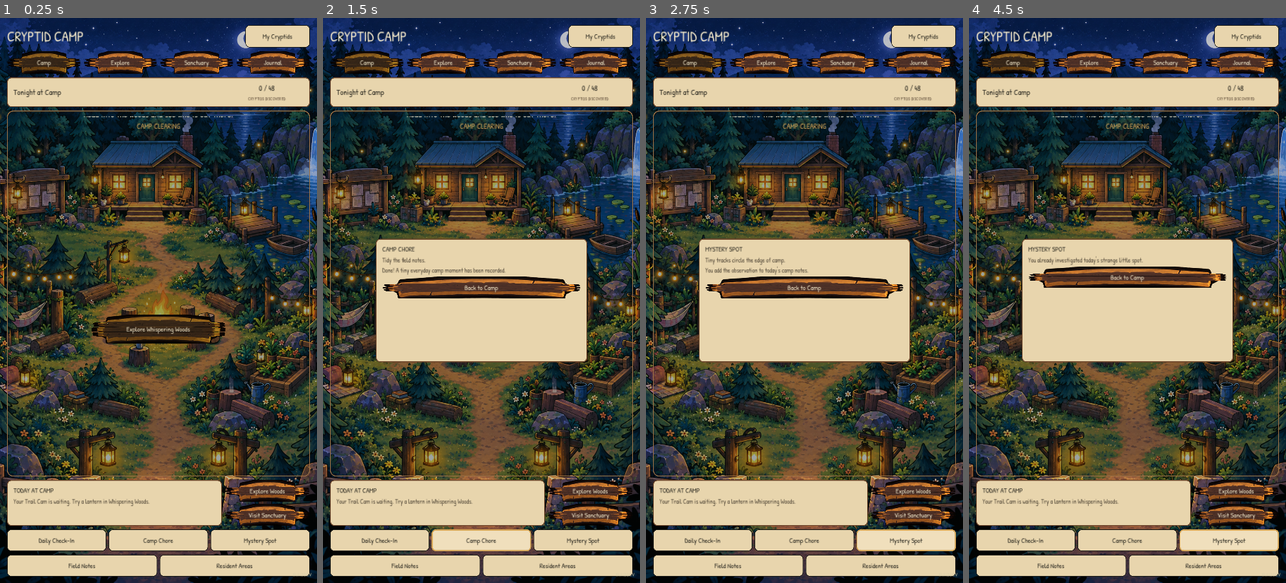
Above: before the commit, frames 1-4 (left to right).
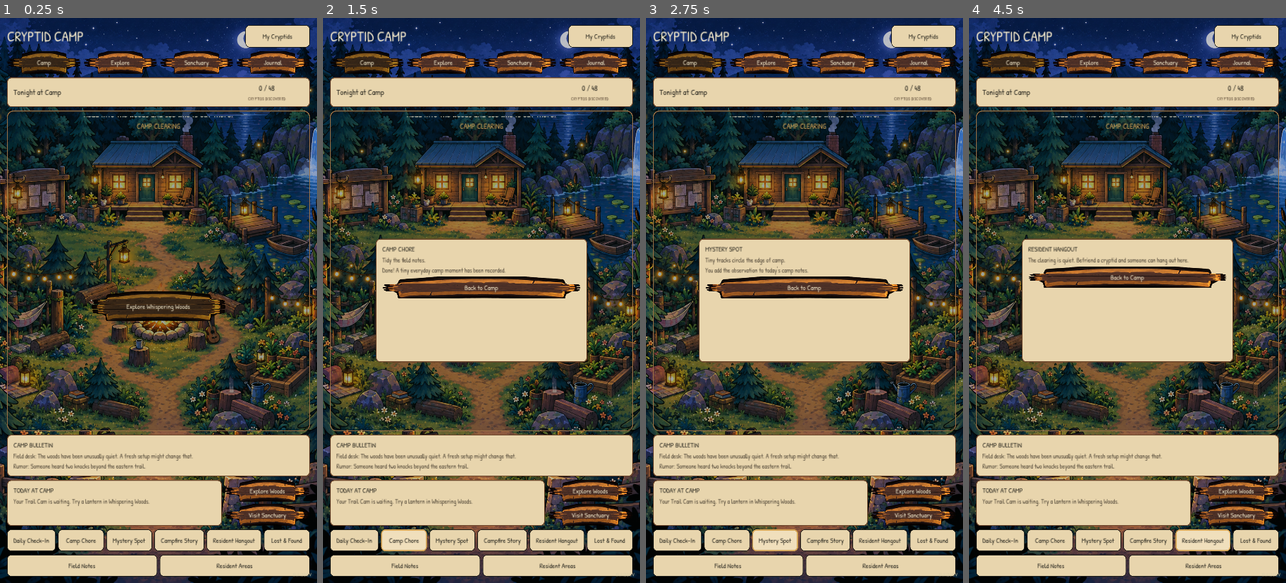
Above: after the commit, the same moments.

Repository: rabine707/cryptid-camp
Game: Godot game, scene res://scenes/main/main.tscn
Two runs of this game, one before a commit and one after it. Both use one fixed random seed, a clock stepped at 60 frames per second and the inputs below.
Inputs (mouse positions are in pixels of both pictures, inside the frame that each line leads up to):
- Up to frame 1 (0.25 s): no input
- Up to frame 2 (1.5 s): click "Daily Check-In" at 0.5 s; click "Camp Chore" at 1.25 s
- Up to frame 3 (2.75 s): click "Mystery Spot" at 2 s
- Up to frame 4 (4.5 s): click "Field Notes" at 2.75 s; click "Camp" at 3.5 s; click (1203, 537) at 4.25 s, where only the run after the commit has a clickable "Resident Hangout"

The runs differ from the first frame. In frame 1, 11% of the frame differs, in the area x 2-98%, y 48-95%; in frame 2, 8.2%; in frame 3, 8.2%; in frame 4, 8.4%.

Commit message:
Give Camp Home a full life and activity pass

Diff:
--- a/scripts/main/main.gd
+++ b/scripts/main/main.gd
@@ -1,6 +1,7 @@
 extends Control
 
 var visitors: Array = []
+const DAILY_ACTIVITY_COUNT := 6
 
 func _ready() -> void:
 	_build_home()
@@ -115,6 +116,9 @@
 		var spots=[Vector2(.20,.64),Vector2(.48,.70),Vector2(.76,.61),Vector2(.52,.36)]
 		for i in range(mini(visitors.size(),4)): _add_visitor(layer,visitors[i],spots[i],i)
 
+	var bulletin := _home_card("CAMP BULLETIN", _camp_bulletin())
+	page.add_child(bulletin)
+
 	var news := HBoxContainer.new()
 	news.add_theme_constant_override("separation",10)
 	page.add_child(news)
@@ -131,7 +135,7 @@
 	var activities := HBoxContainer.new()
 	activities.add_theme_constant_override("separation", 8)
 	page.add_child(activities)
-	for activity in [["Daily Check-In","checkin"],["Camp Chore","chore"],["Mystery Spot","mystery"]]:
+	for activity in [["Daily Check-In","checkin"],["Camp Chore","chore"],["Mystery Spot","mystery"],["Campfire Story","story"],["Resident Hangout","hangout"],["Lost & Found","lost"]]:
 		var activity_button := _button(activity[0], "paper")
 		activity_button.size_flags_horizontal = Control.SIZE_EXPAND_FILL
 		activity_button.pressed.connect(_daily_activity.bind(activity[1]))
@@ -173,6 +177,33 @@
 				var chores := ["Refill the lantern oil.", "Tidy the field notes.", "Gather fallen sticks by the fire.", "Check the trail cam batteries.", "Freshen the water by the dock."]
 				body = chores[abs(hash(day_key)) % chores.size()] + "\nDone! A tiny everyday camp moment has been recorded."
 				GameState.unlock_moment("daily_chore_" + day_key)
+		"story":
+			title = "CAMPFIRE STORY"
+			var stories := ["A ranger once followed enormous footprints until they simply stopped.", "Three lanterns flickered in sequence even though there was no wind.", "Something huge surfaced on the lake, then the water went perfectly still.", "A traveler heard soft crying in the woods, but every trail led back to camp.", "For one minute every bird in the forest went silent. Then came a single knock."]
+			body = stories[abs(hash(day_key + "story")) % stories.size()] + "\n\nA new story will be waiting tomorrow."
+		"hangout":
+			title = "RESIDENT HANGOUT"
+			if visitors.is_empty():
+				body = "The clearing is quiet. Befriend a cryptid and someone can hang out here."
+			elif today.get("hangout", false):
+				body = "You already spent some quality time with a resident today."
+			else:
+				today["hangout"] = true
+				var friend: Dictionary = visitors[abs(hash(day_key + "friend")) % visitors.size()]
+				body = "%s spends a while with you.\n%s\n\n+1 Trust" % [_name(friend), _visitor_blurb(friend)]
+				GameState.change_trust(str(friend.get("id", "")), 1)
+		"lost":
+			title = "LOST & FOUND"
+			if today.get("lost", false):
+				body = "You already checked the Lost & Found today."
+			else:
+				today["lost"] = true
+				var objects := ["bent bottle cap", "smooth striped stone", "old brass button", "tiny blue feather", "pinecone tied with red thread", "strangely warm marble", "piece of sea glass", "tiny rusted key"]
+				var found: String = objects[abs(hash(day_key + "lost")) % objects.size()]
+				var curios: Array = GameState.state.get("curiosities", [])
+				if found not in curios: curios.append(found)
+				GameState.state["curiosities"] = curios
+				body = "You found a %s.\n\nAdded to Curios · %d collected" % [found, curios.size()]
 		"mystery":
 			title = "MYSTERY SPOT"
 			if today.get("mystery", false):
@@ -186,6 +217,67 @@
 	GameState.state["daily_camp"] = daily
 	GameState.persist()
 	_show_activity_popup(title, body)
+
+func _open_chore_game(day_key: String, daily: Dictionary, today: Dictionary) -> void:
+	if today.get("chore", false):
+		_show_activity_popup("CAMP CHORE", "Today's camp chore is already done. Nice work.")
+		return
+	var chores := [
+		{"name":"Gather Firewood","prompt":"The campfire is running low. Get three good pieces ready.","steps":["Pick up branch","Pick up log","Gather kindling"]},
+		{"name":"Check Trail Cam","prompt":"The trail cam needs attention before tonight.","steps":["Open camera","Swap battery","Test flash"]},
+		{"name":"Refill Lanterns","prompt":"The paths will be dark soon.","steps":["Fill dock lantern","Fill path lantern","Fill gate lantern"]},
+		{"name":"Freshen the Pond","prompt":"The little water area needs some care.","steps":["Clear leaves","Refill basin","Set water dish"]},
+		{"name":"Field Notes","prompt":"Get today's observation kit ready.","steps":["Sharpen pencil","Pack notebook","Mark the map"]}
+	]
+	var chore: Dictionary = chores[abs(hash(day_key)) % chores.size()]
+	var panel := _home_card("CAMP CHORE · " + str(chore["name"]).to_upper(), str(chore["prompt"]))
+	panel.name = "ChoreGame"
+	panel.set_anchors_preset(Control.PRESET_CENTER)
+	panel.position = Vector2(-360, -300)
+	panel.custom_minimum_size = Vector2(720, 600)
+	var box: VBoxContainer = panel.get_child(0)
+	var progress := _label("0 / 3 tasks complete", 21, Color("5c4937"))
+	box.add_child(progress)
+	var completed: Array = []
+	for step in chore["steps"]:
+		var task := _button(str(step), "paper")
+		task.pressed.connect(_complete_chore_step.bind(task, str(step), completed, progress, panel, day_key, daily, today))
+		box.add_child(task)
+	var cancel := _button("Back to Camp", "wood")
+	cancel.pressed.connect(panel.queue_free)
+	box.add_child(cancel)
+	add_child(panel)
+
+func _complete_chore_step(button: Button, step: String, completed: Array, progress: Label, panel: PanelContainer, day_key: String, daily: Dictionary, today: Dictionary) -> void:
+	if step in completed: return
+	completed.append(step)
+	button.text = "Done · " + step
+	button.disabled = true
+	progress.text = "%d / 3 tasks complete" % completed.size()
+	if completed.size() < 3: return
+	today["chore"] = true
+	today["last_activity"] = "chore"
+	daily[day_key] = today
+	GameState.state["daily_camp"] = daily
+	GameState.unlock_moment("daily_chore_" + day_key)
+	GameState.persist()
+	panel.queue_free()
+	_show_activity_popup("CHORE COMPLETE", "Camp is ready for the day. You recorded a new everyday Camp Moment.")
+
+func _camp_bulletin() -> String:
+	var key := _today_key()
+	var lines: Array[String] = []
+	if not visitors.is_empty():
+		var friend: Dictionary = visitors[abs(hash(key + "bulletin_friend")) % visitors.size()]
+		lines.append("%s: %s" % [_name(friend), _visitor_blurb(friend)])
+	var evidence: Dictionary = GameState.state.get("evidence", {})
+	if not evidence.is_empty():
+		lines.append("Field desk: New observations are waiting in your Journal.")
+	else:
+		lines.append("Field desk: The woods have been unusually quiet. A fresh setup might change that.")
+	var rumors := ["Someone heard two knocks beyond the eastern trail.", "The pond has been strangely still since dawn.", "A lantern near the path was turned around overnight.", "Fresh tracks were spotted near the edge of the clearing.", "Something keeps moving the stones beside the old trail."]
+	lines.append("Rumor: " + rumors[abs(hash(key + "rumor")) % rumors.size()])
+	return "\n".join(lines)
 
 func _show_activity_popup(title: String, body: String) -> void:
 	var old := get_node_or_null("DailyActivityPopup")
